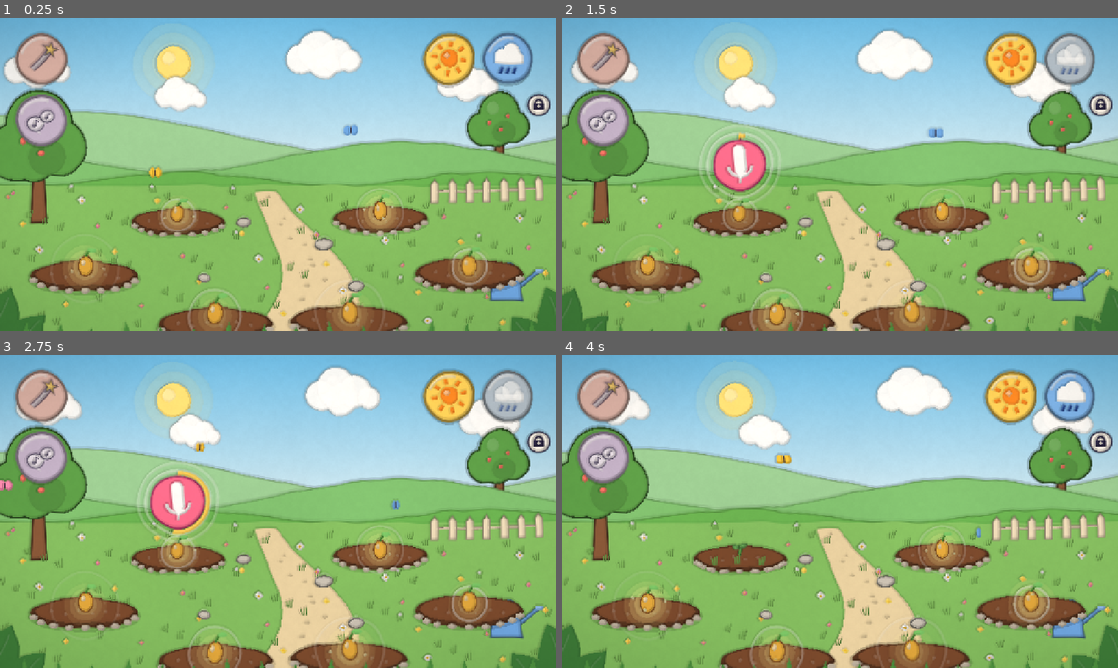
Above: before the commit, frames 1-4 (two rows, left to right).
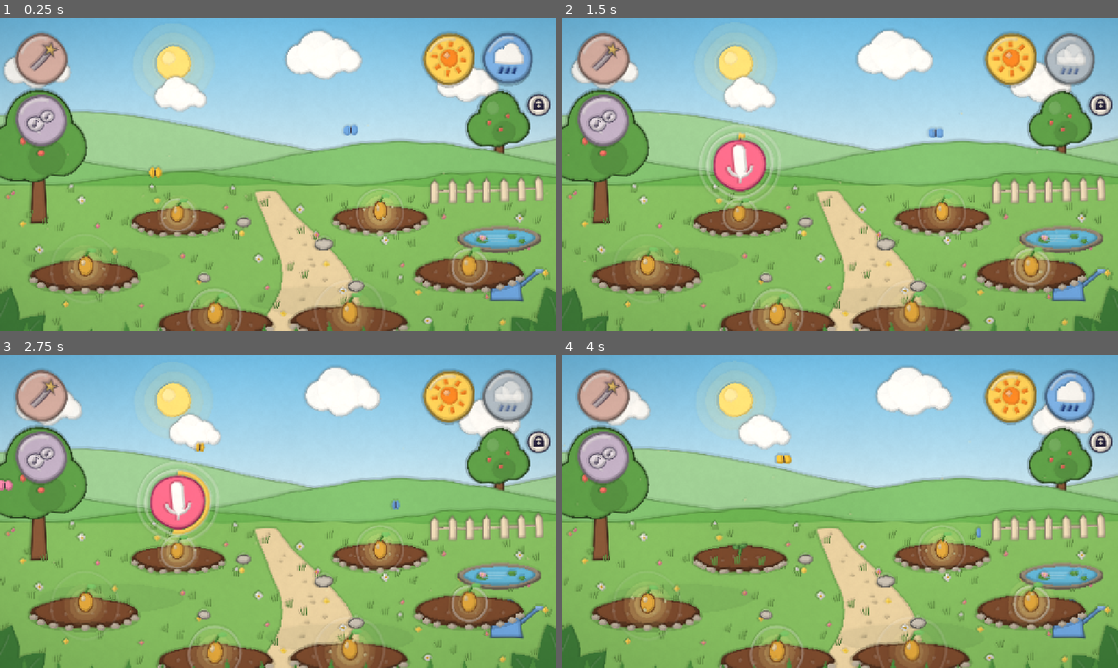
Above: after the commit, the same moments.

Repository: pinkysworld/Summgarten
Game: Godot game, scene res://scenes/main.tscn
Two runs of this game, one before a commit and one after it. Both use one fixed random seed, a clock stepped at 60 frames per second and the inputs below.
Inputs (mouse positions are in pixels of both pictures, inside the frame that each line leads up to):
- Up to frame 1 (0.25 s): no input
- Up to frame 2 (1.5 s): tap Enter at 0.5, 0.6, 1.35 s; move the mouse to (962, 158) at 0.52 s; click (962, 158) at 0.67 s; move the mouse to (728, 190) at 1.27 s; click (728, 190) at 1.42 s
- Up to frame 3 (2.75 s): move the mouse to (333, 442) at 2.02 s; tap Enter at 2.1 s; click (333, 442) at 2.17 s
- Up to frame 4 (4 s): move the mouse to (812, 574) at 2.77 s; tap Enter at 2.85, 3.6 s; click (812, 574) at 2.92 s; move the mouse to (1006, 558) at 3.52 s; click (1006, 558) at 3.67 s

The runs differ from the first frame. In frame 1, 1.0% of the frame differs, in the area x 12-98%, y 43-80%; in frame 2, 1.0%; in frame 3, 1.0%; in frame 4, 1.0%.

Commit message:
Grafik: Teich mit Seerosen, Wolkenschatten, Pollen, warmes Abendlicht; Tests im Fenster

Diff:
--- a/scripts/main.gd
+++ b/scripts/main.gd
@@ -83,6 +83,8 @@
 
 func _ready() -> void:
 	randomize()
+	if "--windowed" in OS.get_cmdline_args():
+		DisplayServer.window_set_mode(DisplayServer.WINDOW_MODE_WINDOWED)
 	beds.resize(BED_POSITIONS.size())
 	bed_data.resize(BED_POSITIONS.size())
 	for i in 80:
@@ -852,6 +854,14 @@
 			draw_circle(fp + Vector2.from_angle(q * PI / 2) * r, r * 0.8, fc.lerp(tuft, night * 0.7))
 		draw_circle(fp, r * 0.6, Color("ffc93c").lerp(tuft, night * 0.7))
 
+	# Cloud shadows drifting over the meadow
+	if weather != Weather.RAIN and night < 0.5:
+		for i in 3:
+			var x := fmod(i * 520.0 + _t * (10.0 + i * 3.0), 1900.0) - 300.0
+			draw_colored_polygon(_ellipse_pts(Vector2(x, 470 + i * 90), Vector2(170, 34)), Color(0.1, 0.2, 0.15, 0.07 * (1.0 - dusk)))
+
+	_draw_pond(Vector2(1150, 505), top, night)
+
 	# Stones and the watering can
 	for st in [Vector3(560, 470, 14), Vector3(745, 520, 18), Vector3(470, 600, 12), Vector3(820, 615, 16)]:
 		var stone := Color("c9c2b8").lerp(Color("3b3d55"), night * 0.8)
@@ -918,8 +928,17 @@
 			_draw_ellipse(bp + Vector2(8 * flap, 0), Vector2(9 * flap + 1, 11), bc)
 			draw_line(bp + Vector2(0, -7), bp + Vector2(0, 7), Color("3a2f40"), 2.5)
 
+	var warm := dusk * (1.0 - night)
+	if warm > 0.0:
+		_gradient_rect(Rect2(-2000, 0, 5280, 800), Color(1.0, 0.55, 0.25, 0.14 * warm), Color(1.0, 0.45, 0.3, 0.04 * warm))
 	if ev > 0.0:
 		draw_rect(Rect2(-2000, -2000, 5280, 4720), Color(0.05, 0.05, 0.2, ev * 0.22))
+	# pollen motes floating in the sunlight
+	if state != State.NIGHT and weather != Weather.RAIN and (season == Season.SPRING or season == Season.SUMMER):
+		for i in 24:
+			var mp := Vector2(fmod(i * 173.0 + _t * (6.0 + i % 4), 1320.0) - 20, 200 + fmod(i * 97.0, 420.0) + sin(_t * 0.7 + i) * 18.0)
+			var tw := 0.5 + 0.5 * sin(_t * 2.0 + i * 1.3)
+			draw_circle(mp, 2.2, Color(1, 0.97, 0.75, 0.55 * tw * (1.0 - dusk)))
 
 
 ## Foreground layer above the beings: framing leaves, rain, buttons.
@@ -1085,6 +1104,53 @@
 		var closed := pts.duplicate()
 		closed.append(pts[0])
 		draw_polyline(closed, line, 2.0, true)
+
+
+func _ellipse_pts(c: Vector2, r: Vector2, n := 32) -> PackedVector2Array:
+	var pts := PackedVector2Array()
+	for i in n:
+		var a := TAU * i / n
+		pts.append(c + Vector2(cos(a) * r.x, sin(a) * r.y))
+	return pts
+
+
+func _draw_pond(c: Vector2, sky: Color, night: float) -> void:
+	var frozen := season == Season.WINTER
+	var rim := Color("9c8f7e").lerp(Color("2a2a40"), night * 0.8)
+	draw_colored_polygon(_ellipse_pts(c + Vector2(0, 3), Vector2(98, 30)), rim.darkened(0.3))
+	draw_colored_polygon(_ellipse_pts(c, Vector2(94, 27)), rim)
+	var water := Color("5fb7d9").lerp(sky, 0.35).lerp(Color("1b2a50"), night * 0.8)
+	if frozen:
+		water = Color("cfe7f3").lerp(Color("3b4a70"), night * 0.8)
+	draw_colored_polygon(_ellipse_pts(c + Vector2(0, 2), Vector2(84, 21)), water.darkened(0.12))
+	draw_colored_polygon(_ellipse_pts(c + Vector2(0, -1), Vector2(80, 18)), water)
+	# sky reflection streaks
+	for k in 3:
+		var y := c.y - 6 + k * 6
+		var w := 46.0 - k * 10.0
+		var shift := sin(_t * 0.8 + k) * 6.0
+		draw_line(Vector2(c.x - w + shift, y), Vector2(c.x + w * 0.4 + shift, y), Color(1, 1, 1, 0.35 if not frozen else 0.7), 2.5, true)
+	if frozen:
+		return
+	# lily pads with a blossom
+	for lp in [Vector3(-40, 4, 15), Vector3(28, -5, 12), Vector3(52, 8, 10)]:
+		var pc := c + Vector2(lp.x, lp.y)
+		var pad := PackedVector2Array([pc])
+		for i in 15:
+			var a := 0.35 + (TAU - 0.7) * i / 14.0
+			pad.append(pc + Vector2(cos(a) * lp.z, sin(a) * lp.z * 0.45))
+		draw_colored_polygon(pad, Color("5fa14a").lerp(Color("15302a"), night))
+	if season != Season.AUTUMN:
+		for i in 5:
+			var a := TAU * i / 5.0
+			draw_circle(c + Vector2(-40, -1) + Vector2(cos(a) * 5, sin(a) * 2.5), 4.0, Color("ffc1da").lerp(Color("3b3f7a"), night * 0.6))
+		draw_circle(c + Vector2(-40, -2), 2.5, Color("ffd84d"))
+	# ripples: rain drops or a gentle periodic ring
+	var rings := 3 if weather == Weather.RAIN else 1
+	for i in rings:
+		var ph := fmod(_t * (0.9 if rings > 1 else 0.35) + i * 0.37, 1.0)
+		var rc := c + Vector2(fmod(i * 47.0 + floor(_t * 0.9 + i * 0.37) * 31.0, 110.0) - 55.0, fmod(i * 13.0, 14.0) - 7.0)
+		draw_arc(rc, 4 + ph * 18, 0, TAU, 20, Color(1, 1, 1, 0.5 * (1.0 - ph)), 1.5, true)
 
 
 func _draw_can(at: Vector2, night: float) -> void:
